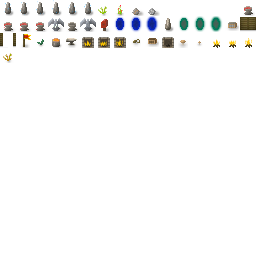
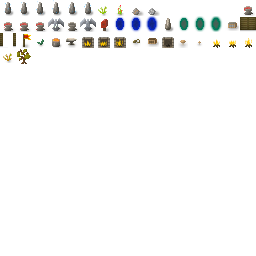
Revision of a layered 256 x 256 image; what changed, layer by layer:
painted on "Foreground" over [left=17, top=49, right=31, bottom=64]
